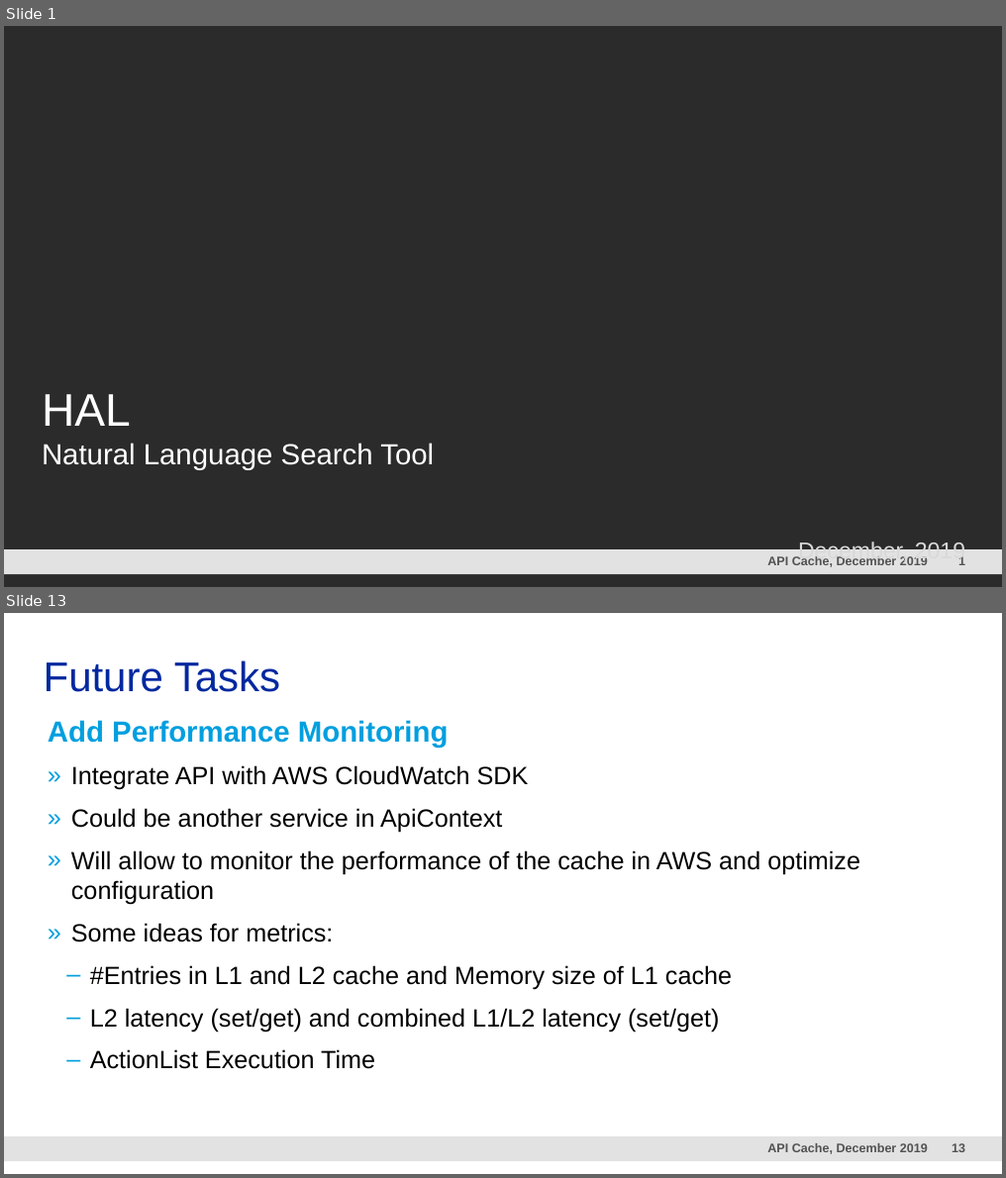
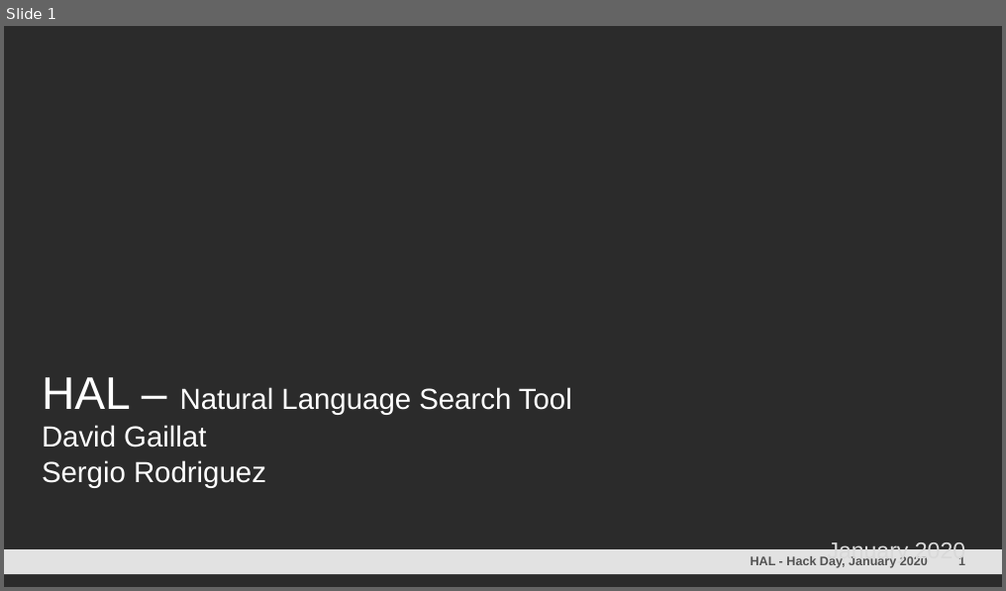
Before and after one commit to davidgaillat/HAL, a slide deck: HAL.pptm. Shown one above the other, each under a label of ours: slides 1 and 13 before the commit, slide 1 after it; the slides between them are not shown. The pictures are 1006x1178 and 1006x591 pixels, drawn with LibreOffice and Linux fonts; fonts in the diff are those of the drawing; background and template pictures are left out; a plain dark background stands for a picture behind light text. Boxes give left, top, right and bottom in pixels: in the first picture for what was removed or moved away, otherwise in the second. Text is boxed around its words. In the diff, an @@ line names an element or a change of style, - is before the commit and + after.

```diff
--- a/HAL.pptm
+++ b/HAL.pptm
@@ slide 13 removed at box(4, 613, 1002, 1174), background #FFFFFF; not listed: 3 template elements that a slide beside it also shows @@
@@ title removed at box(44, 661, 280, 692) @@
-Future Tasks
@@ text removed at box(48, 720, 860, 1069) @@
-Add Performance Monitoring
-  » Integrate API with AWS CloudWatch SDK
-  » Could be another service in ApiContext
-  » Will allow to monitor the performance of the cache in AWS and optimize configuration
-  » Some ideas for metrics:
-    – #Entries in L1 and L2 cache and Memory size of L1 cache
-    – L2 latency (set/get) and combined L1/L2 latency (set/get)
-    – ActionList Execution Time
@@ slide 1 changed as well @@
@@ text at box(42, 377, 572, 488): text changed @@
-HAL
-Natural Language Search Tool
+HAL – Natural Language Search Tool
+David Gaillat
+Sergio Rodriguez
@@ text at box(750, 557, 928, 569): text changed @@
-API Cache, December 2019
+HAL - Hack Day, January 2020
@@ text at box(828, 540, 965, 564): text changed @@
-December, 2019
+January 2020
```
Also in this commit, not shown: 2 other slides changed, 5 slides added, 12 other slides removed.
